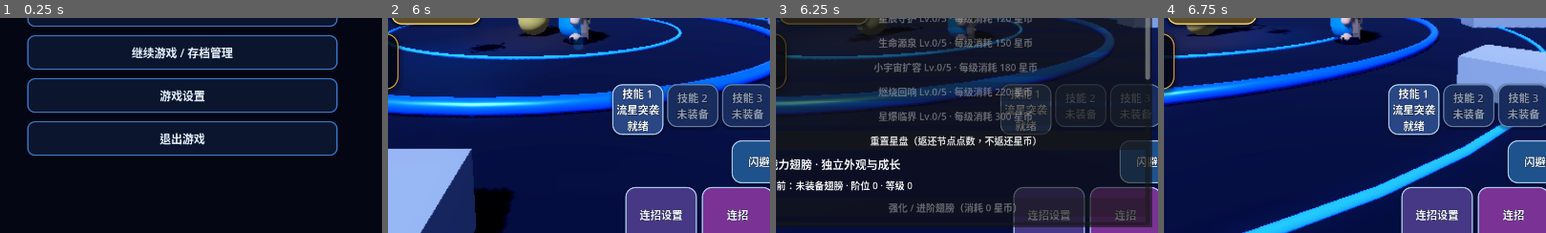
Above: before the commit, frames 1-4 (left to right).
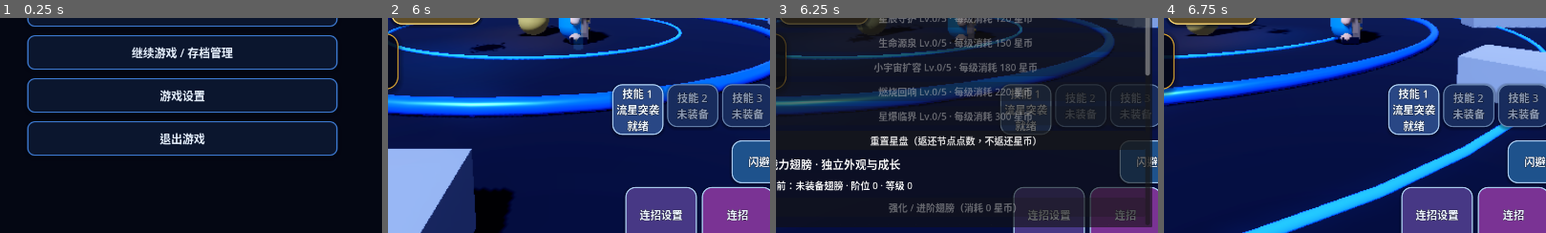
Above: after the commit, the same moments.

Repository: Qazwesrd/Saint-Seiya-Universe-War
Game: Godot game, scene res://scenes/main_menu.tscn
The game is run twice, just before and just after one commit, with the same random seed, the same clock (stepped at 60 frames per second) and the same inputs.
Inputs (mouse positions are % of the whole screen's width and height, from its top left):
- Up to frame 1 (0.25 s): no input
- Up to frame 2 (6 s): click "开始新游戏 / 新建存档" at 0.5 s; click "开始新游戏 / 新建存档" at 1.25 s; click "继续游戏 / 存档管理" at 2 s; click "游戏设置" at 2.75 s; click "读取" at 3.5 s; click "交谈 / 接任务" at 4.25 s; click "任务导航" at 5 s; tap Enter (ui_accept) at 5.75 s; move the mouse to (72, 45) at 5.77 s; hold Right (ui_right) from 5.78 s (still down); click (72, 45) at 5.92 s
- Up to frame 3 (6.25 s): keep holding Right (ui_right); tap Enter (ui_accept) at 6.02 s
- Up to frame 4 (6.75 s): tap Enter (ui_accept) at 6.32 s; release Right (ui_right) at 6.5 s; click (50, 97) at 6.5 s, where only the run before the commit has a clickable "隐藏翅膀外观"
The pictures show only the part of the screen within x 26-76%, y 47-97%; the shares and areas given below are measured in that part.

Frames 1-2 are identical in both runs. In frame 3, 0.2% of the frame differs, in the area x 62-98%, y 26-97%; in frame 4, nothing differs.

Commit message:
ui: disclose pending wing model and skeleton integration

Diff:
--- a/game/scripts/hud.gd
+++ b/game/scripts/hud.gd
@@ -1933,14 +1933,11 @@
         popup.queue_free()
     )
     box.add_child(wing_upgrade)
-    var visibility := Button.new()
-    visibility.text = "隐藏翅膀外观" if bool(wing_profile.get("visible", true)) else "显示翅膀外观"
-    visibility.pressed.connect(func():
-        GrowthSystems.set_wing_visible(not bool(wing_profile.get("visible", true)))
-        set_notice("翅膀显示设置已更新")
-        popup.queue_free()
-    )
-    box.add_child(visibility)
+    var wing_visual_note := Label.new()
+    wing_visual_note.text = "说明：本阶段已接入翅膀解锁、数值成长与存档；独立3D翅膀模型、背部骨骼挂点和飞行动画仍待美术资源制作与接入。"
+    wing_visual_note.autowrap_mode = TextServer.AUTOWRAP_WORD_SMART
+    wing_visual_note.add_theme_color_override("font_color", Color(0.95, 0.76, 0.42))
+    box.add_child(wing_visual_note)
     for wing in GrowthSystems.get_wing_catalog():
         var wing_id := str(wing.get("id", ""))
         var owned: Array = wing_profile.get("owned", [])
